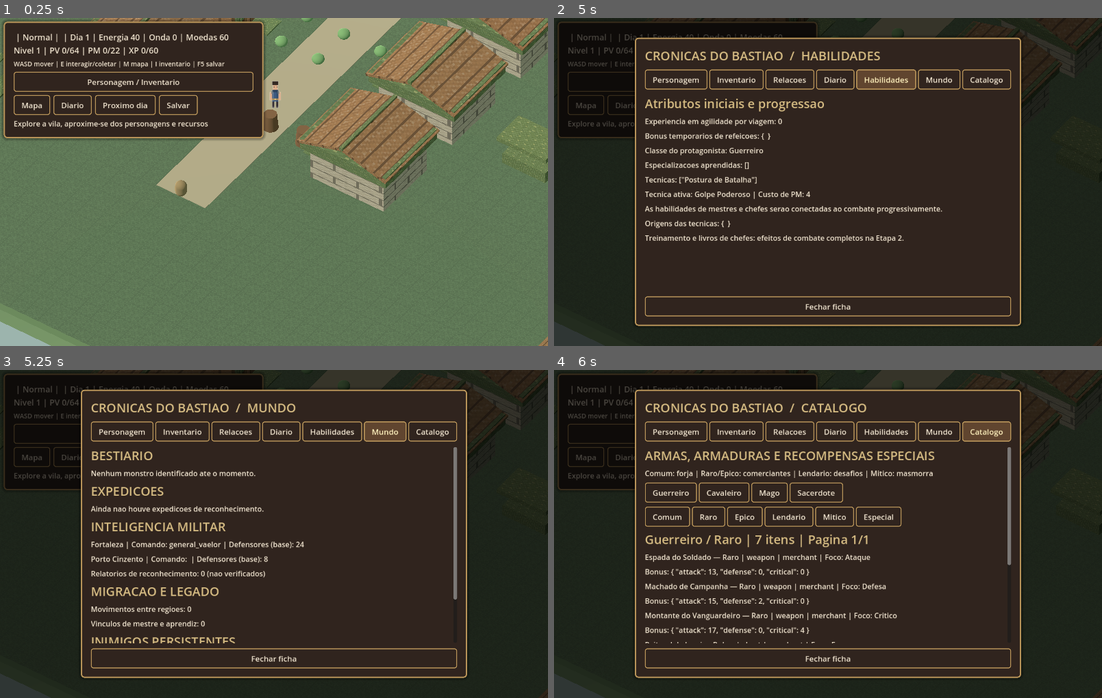
Above: before the commit, frames 1-4 (two rows, left to right).
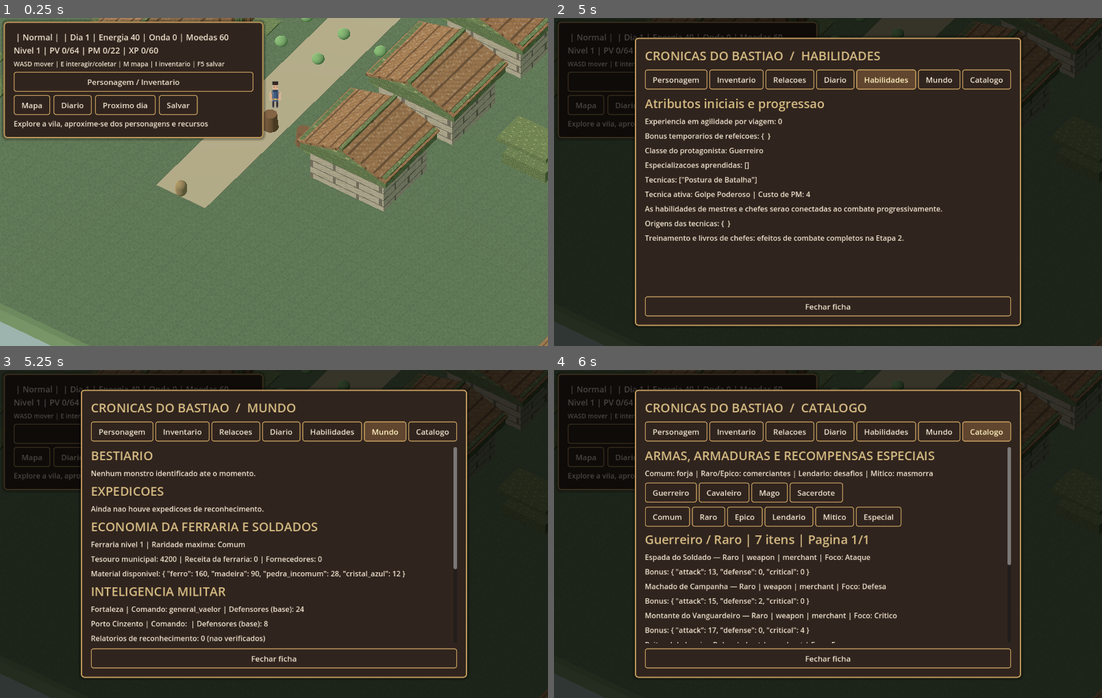
Above: after the commit, the same moments.

Repository: alexandre10227-afk/fortaleza-ultimo-bastiao
Game: Godot game, scene res://scenes/world.tscn
Same seed, same stepped clock (60 frames per second), same inputs: the game is played once before the commit and once after it. This scene is started directly instead of the project's main scene.
Inputs:
- Up to frame 1 (0.25 s): no input
- Up to frame 2 (5 s): click "Diario" at 0.5 s; click "Personagem" at 1.25 s; click "Inventario" at 2 s; click "Relacoes" at 2.75 s; click "Diario" at 3.5 s; click "Habilidades" at 4.25 s
- Up to frame 3 (5.25 s): click "Mundo" at 5 s
- Up to frame 4 (6 s): click "Catalogo" at 5.75 s

Frames 1-2 are identical in both runs. In frame 3, 3.7% of the frame differs, in the area x 16-84%, y 46-84%; in frame 4, nothing differs.

Commit message:
feat(ui): show forge rarity, municipal treasury, soldier regear receipts and stock in World tab

Diff:
--- a/novo_projeto/scripts/character_sheet.gd
+++ b/novo_projeto/scripts/character_sheet.gd
@@ -155,6 +155,15 @@
             for expedition in GameState.expeditions:
                 if expedition is Dictionary:
                     _line("%s | %s | Retorno dia %d" % [str(expedition.get("destination", "")), str(expedition.get("status", "")), int(expedition.get("return_day", 0))])
+            _line("ECONOMIA DA FERRARIA E SOLDADOS", true)
+            var city_economy: Dictionary = GameState.city_armory
+            _line("Ferraria nivel %d | Raridade maxima: %s" % [int(GameState.building_levels.get("Ferraria",1)),GameState.ARMORY.allowed_rarity(int(GameState.building_levels.get("Ferraria",1)))])
+            _line("Tesouro municipal: %d | Receita da ferraria: %d | Fornecedores: %d" % [int(city_economy.get("treasury",0)),int(city_economy.get("forge_income",0)),int(city_economy.get("supplier_income",0))])
+            _line("Material disponivel: " + str(city_economy.get("stock",{})))
+            var orders: Array = city_economy.get("battle_orders",[])
+            if not orders.is_empty():
+                var last_order: Dictionary = orders[orders.size()-1]
+                _line("Ultima defesa: %s | Novos itens: %d | Reparos: %d | Pedidos pendentes: %d" % [last_order.get("battle",""),int(last_order.get("replacements",0)),int(last_order.get("repairs",0)),int(last_order.get("unmet",0))])
             _line("INTELIGENCIA MILITAR", true)
             var garrisons: Dictionary = GameState.military_intel.get("garrison", {})
             for region_name in garrisons:
